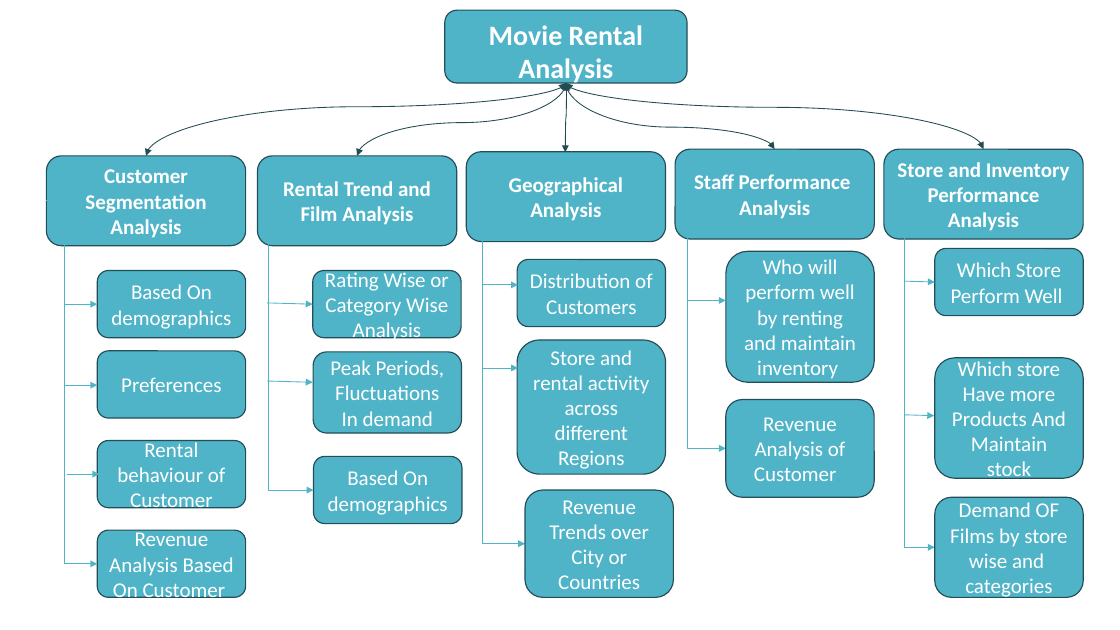
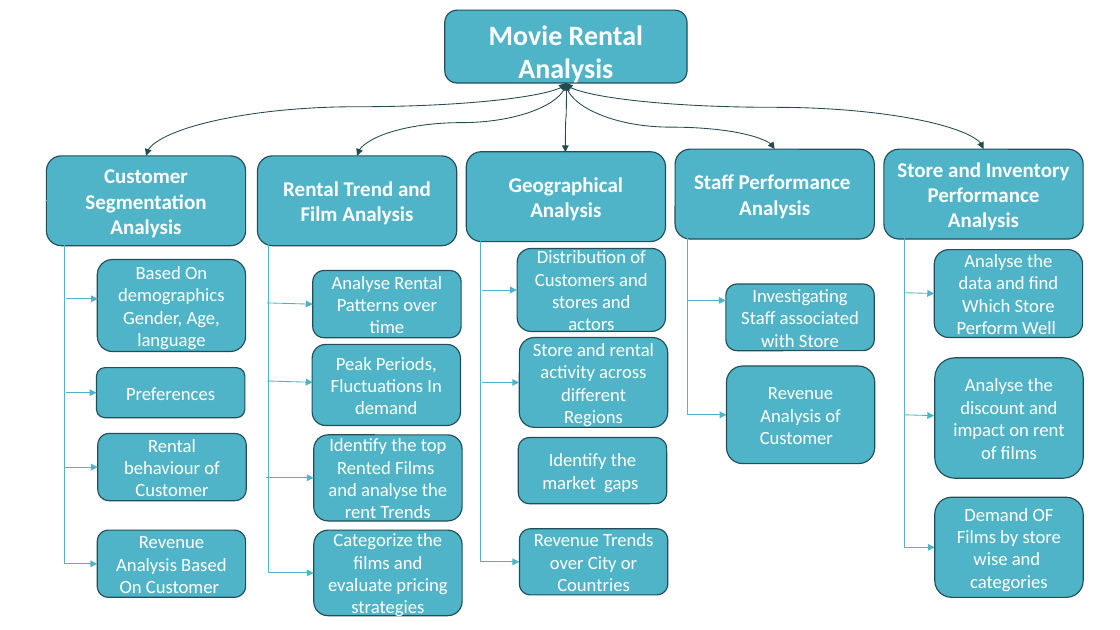
Before and after one commit to Naveenkumar9959/Movie-Rental-Analysis, a slide deck: slide 2 of MECE.pptx. Drawn at 1120x630 pixels with LibreOffice and Linux fonts; fonts in the diff are those of the drawing. Boxes give left, top, right and bottom in pixels: in the first picture for what was removed or moved away, otherwise in the second. Text is boxed around its words. In the diff, an @@ line names an element or a change of style, - is before the commit and + after.

```diff
--- a/MECE.pptx
+++ b/MECE.pptx
@@ elbow arrow moved from (687, 212) - (726, 449) to (688, 178) - (727, 415) @@
@@ elbow arrow moved from (268, 181) - (313, 490) to (268, 222) - (313, 573) @@
@@ elbow arrow moved from (482, 211) - (525, 544) to (481, 211) - (519, 562) @@
@@ rounded rectangle "Based On demographics": place and size @@
-rounded rectangle "Based On demographics" at box(97, 271, 246, 338)
+rounded rectangle "Based On demographics" at box(97, 260, 246, 352)
@@ text in rounded rectangle at box(118, 266, 224, 304): size 18 to 16 pt in "Based On demographics" @@
@@ rounded rectangle "Distribution of Customers and stores ...": place and size @@
-rounded rectangle "Distribution of Customers and stores ..." at box(518, 260, 666, 327)
+rounded rectangle "Distribution of Customers and stores ..." at box(518, 249, 666, 332)
@@ text in rounded rectangle at box(535, 248, 647, 336): text changed; size 18 to 16 pt @@
-Distribution of Customers
+Distribution of Customers and stores and actors
@@ rounded rectangle "Analyse the data and find ...": place and size @@
-rounded rectangle "Analyse the data and find ..." at box(935, 249, 1084, 316)
+rounded rectangle "Analyse the data and find ..." at box(934, 250, 1083, 338)
@@ text in rounded rectangle at box(957, 254, 1058, 340): text changed; size 18 to 16 pt @@
-Which Store Perform Well
+Analyse the data and find Which Store Perform Well
@@ text in rounded rectangle at box(332, 276, 442, 339): text changed; size 18 to 16 pt @@
-Rating Wise or Category Wise Analysis
+Analyse Rental Patterns over time
@@ arrow moved from (482, 285) - (518, 285) to (481, 290) - (517, 290) @@
@@ rounded rectangle "Investigating Staff associated with Store": place and size @@
-rounded rectangle "Investigating Staff associated with Store" at box(726, 251, 875, 382)
+rounded rectangle "Investigating Staff associated with Store" at box(726, 284, 875, 350)
@@ text in rounded rectangle at box(741, 289, 859, 352): text changed; size 18 to 16 pt @@
-Who will perform well by renting and maintain inventory
+Investigating Staff associated with Store
@@ arrow moved from (905, 281) - (935, 282) to (904, 292) - (934, 293) @@
@@ text in rounded rectangle at box(123, 311, 220, 352): paragraph added @@
+Gender, Age, language
@@ rounded rectangle "Peak Periods,": place and size @@
-rounded rectangle "Peak Periods," at box(313, 352, 462, 434)
+rounded rectangle "Peak Periods," at box(313, 344, 461, 426)
@@ size 18 to 16 pt in 8 elements at box(97, 530, 246, 597), box(935, 497, 1084, 597), box(97, 434, 246, 501), box(313, 344, 461, 426), box(97, 368, 245, 418), box(727, 366, 875, 464), box(519, 529, 668, 596), box(519, 338, 668, 428) @@
@@ rounded rectangle "Store and rental activity across ...": place and size @@
-rounded rectangle "Store and rental activity across ..." at box(518, 340, 666, 475)
+rounded rectangle "Store and rental activity across ..." at box(519, 338, 668, 428)
@@ rounded rectangle "Preferences": place and size @@
-rounded rectangle "Preferences" at box(97, 351, 246, 418)
+rounded rectangle "Preferences" at box(97, 368, 245, 418)
@@ arrow moved from (482, 368) - (518, 368) to (482, 382) - (519, 382) @@
@@ rounded rectangle "Revenue Analysis of Customer": place and size @@
-rounded rectangle "Revenue Analysis of Customer" at box(726, 400, 875, 497)
+rounded rectangle "Revenue Analysis of Customer" at box(727, 366, 875, 464)
@@ text in rounded rectangle at box(953, 378, 1064, 459): text changed; size 18 to 16 pt @@
-Which store Have more Products And Maintain stock
+Analyse the discount and impact on rent of films
@@ arrow moved from (65, 386) - (97, 386) to (66, 392) - (97, 392) @@
@@ rounded rectangle added at box(313, 435, 462, 521), fill #50B4C8, outline #234F58 1 pt, 16 pt, text #FFFFFF @@
+Identify the top Rented Films and analyse the rent Trends
@@ rounded rectangle added at box(518, 438, 667, 504), fill #50B4C8, outline #234F58 1 pt, 16 pt, text #FFFFFF @@
+Identify the market gaps
@@ 2 arrows, 1 rounded rectangle: place and size @@
-2 arrows, 1 rounded rectangle at box(65, 304, 246, 507)
+2 arrows, 1 rounded rectangle at box(64, 299, 246, 501)
@@ arrow added from (266, 478) to (313, 478), #50B4C8 0.75 pt @@
@@ rounded rectangle "Categorize the films and evaluate ...": place and size @@
-rounded rectangle "Categorize the films and evaluate ..." at box(313, 456, 462, 523)
+rounded rectangle "Categorize the films and evaluate ..." at box(313, 530, 462, 616)
@@ text in rounded rectangle at box(328, 533, 447, 619): text changed; size 18 to 16 pt @@
-Based On demographics
+Categorize the films and evaluate pricing strategies
@@ rounded rectangle "Revenue Trends over City or ...": place and size @@
-rounded rectangle "Revenue Trends over City or ..." at box(525, 490, 674, 597)
+rounded rectangle "Revenue Trends over City or ..." at box(519, 529, 668, 596)
```
Also in this commit, not shown: 1 slide added.
